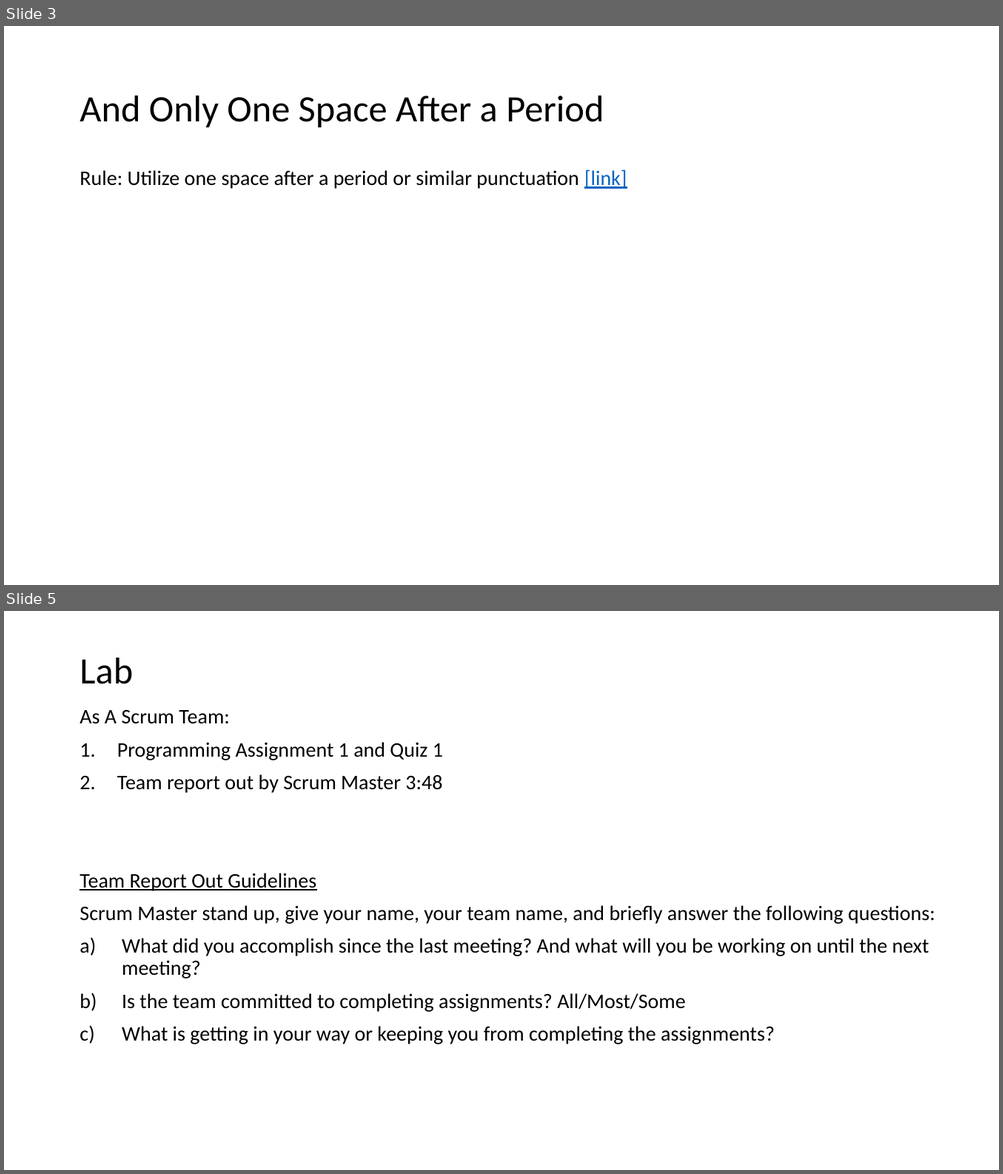
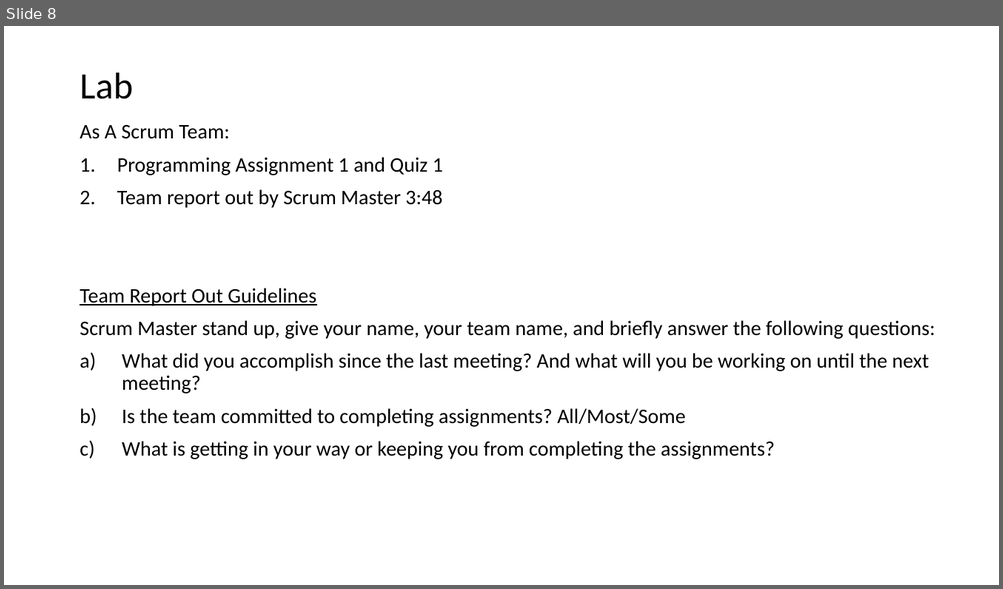
Before and after one commit to EricJPogue/CPSC-24500, a slide deck: lecture-slides/2019-09-04.pptx. Shown one above the other, each under a label of ours: slides 3 and 5 before the commit, slide 8 after it; the slides between them are not shown. The pictures are 1003x1174 and 1003x589 pixels, drawn with LibreOffice and Linux fonts; fonts in the diff are those of the drawing. Boxes give left, top, right and bottom in pixels: in the first picture for what was removed or moved away, otherwise in the second. Text is boxed around its words. In the diff, an @@ line names an element or a change of style, - is before the commit and + after.

```diff
--- a/lecture-slides/2019-09-04.pptx
+++ b/lecture-slides/2019-09-04.pptx
@@ slide 3 removed at [4, 26, 999, 585], background #FFFFFF @@
@@ title removed at [79, 96, 603, 127] @@
-And Only One Space After a Period
@@ text removed at [79, 170, 626, 189] @@
-Rule: Utilize one space after a period or similar punctuation [link]
@@ what was slide 5 is now slide 8 @@
```
Also in this commit, not shown: 3 slides changed, 4 slides added.
